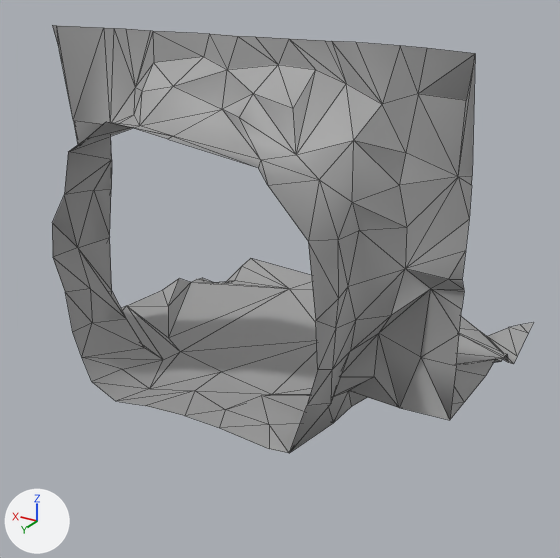
The glTF model Rogue-Robots/Assets/Models/ModularBlocks/WallFloorTunnelEntrance1.gltf as it was, and as the next commit left it.
The view is the same before and after, from a camera (50 mm lens) standing at (-4.59, 8.3, 5.84) and looking at (0.2, 0.31, 1.85). Every picture has the same lights, and +X, +Y and +Z are marked at lower left. Mesh edges are drawn as thin lines. Vertices at the same position are counted once.

Objects in the first picture: 'WallFloorTunnelEntrance1'.
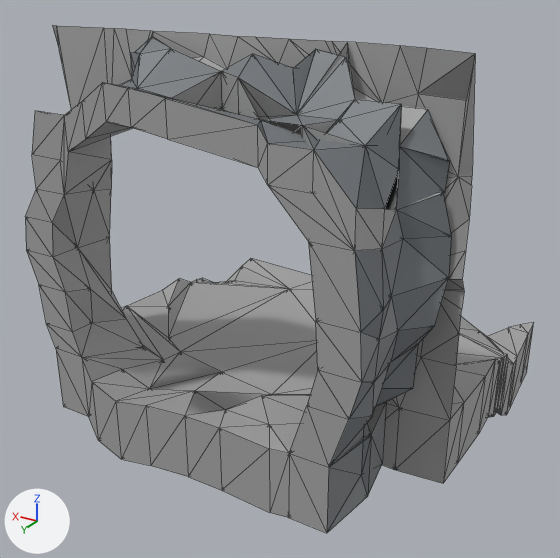
Where the change shows, as pixel boxes [x1, y1, x2, y2] in the pictures (560 x 558 px):
'WallFloorTunnelEntrance1', reshaped (19% taller)
    before: [52, 25, 534, 453]
    after: [25, 25, 534, 533]
part 1 of me_scene_070, added
    after: [25, 36, 534, 533]

The change, as a list of edits to the scene's bpy script:
```text
Change me_scene_070:
    used by ob_wallfloortunnelentrance1; location = (0.0, 0.0, 0.0)
    remove me_scene_070.from_pydata(...)  # 185 vertices, 274 faces; spans x -2.5..2.5, y -2.5..2.5, z 0.31..5.0
    add me_scene_070.from_pydata(...)  # 353 vertices, 1513 faces; spans x -2.5..2.5, y -2.5..2.5, z -0.53..5.0
    me_scene_070 part 1: 168 vertices added at x -2.5..2.5, y -2.5..2.5, z -0.53..5.0
```
